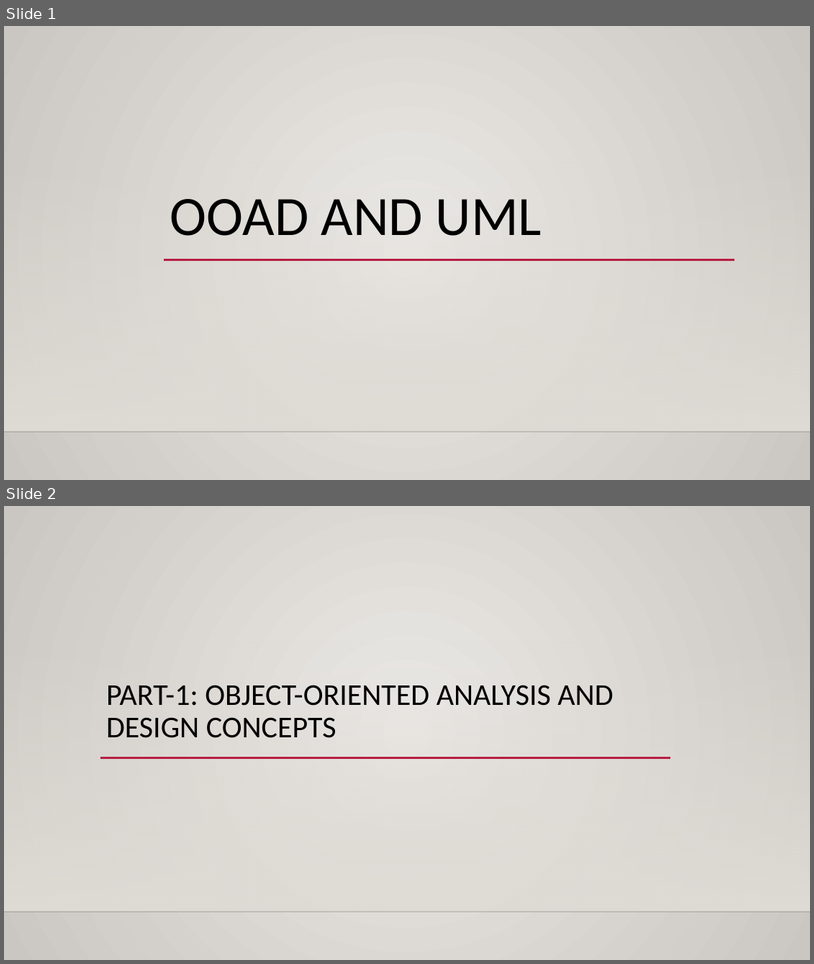
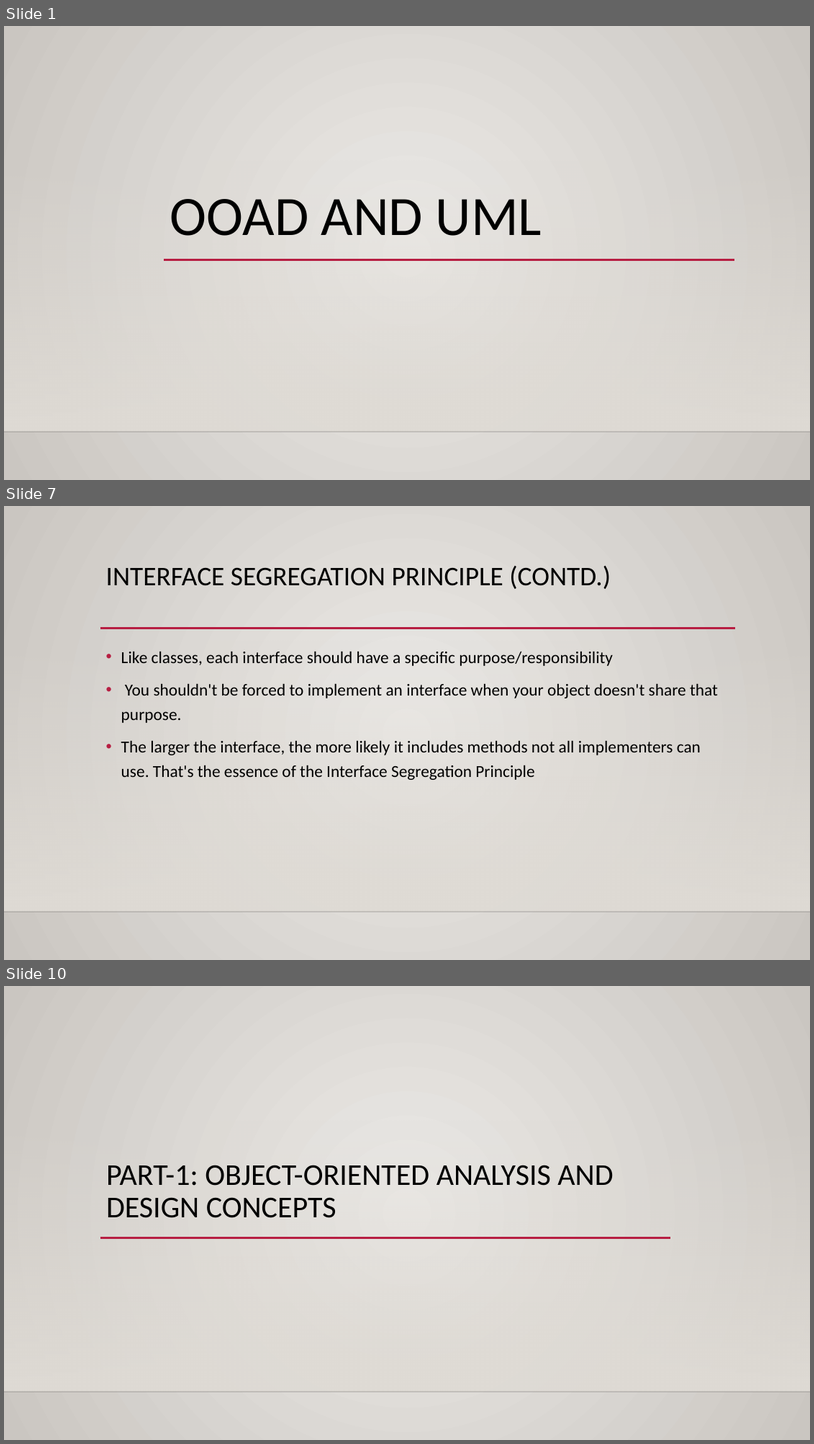
Before and after one commit to joydip-git/siemens-ooad-uml-25thaugust, a slide deck: presentation/OOAD and uml.pptx. Shown one above the other, each under a label of ours: slides 1 and 2 before the commit, slides 1, 7 and 10 after it; the slides between them are not shown. The pictures are 814x964 and 814x1444 pixels, drawn with LibreOffice and Linux fonts; fonts in the diff are those of the drawing; background and template pictures are left out. Boxes give left, top, right and bottom in pixels: in the first picture for what was removed or moved away, otherwise in the second. Text is boxed around its words. In the diff, an @@ line names an element or a change of style, - is before the commit and + after.

```diff
--- a/presentation/OOAD and uml.pptx
+++ b/presentation/OOAD and uml.pptx
@@ slide 7 added at box(4, 506, 810, 960), background gradient #ECEAE7 to #CAC7C1; not listed: 2 template elements that a slide beside it also shows @@
@@ title added at box(106, 566, 611, 589), 32 pt, text #000000 @@
+INTERFACE SEGREGATION PRINCIPLE (CONTD.)
@@ line added from (100, 628) to (736, 628), #B71E42 2.5 pt @@
@@ text added at box(121, 651, 718, 780), 20 pt, text #000000 @@
+• Like classes, each interface should have a specific purpose/responsibility
+• You shouldn't be forced to implement an interface when your object doesn't share that purpose.
+• The larger the interface, the more likely it includes methods not all implementers can use. That's the essence of the Interface Segregation Principle
@@ what was slide 2 is now slide 10 @@
```
Also in this commit, not shown: 19 other slides added.
